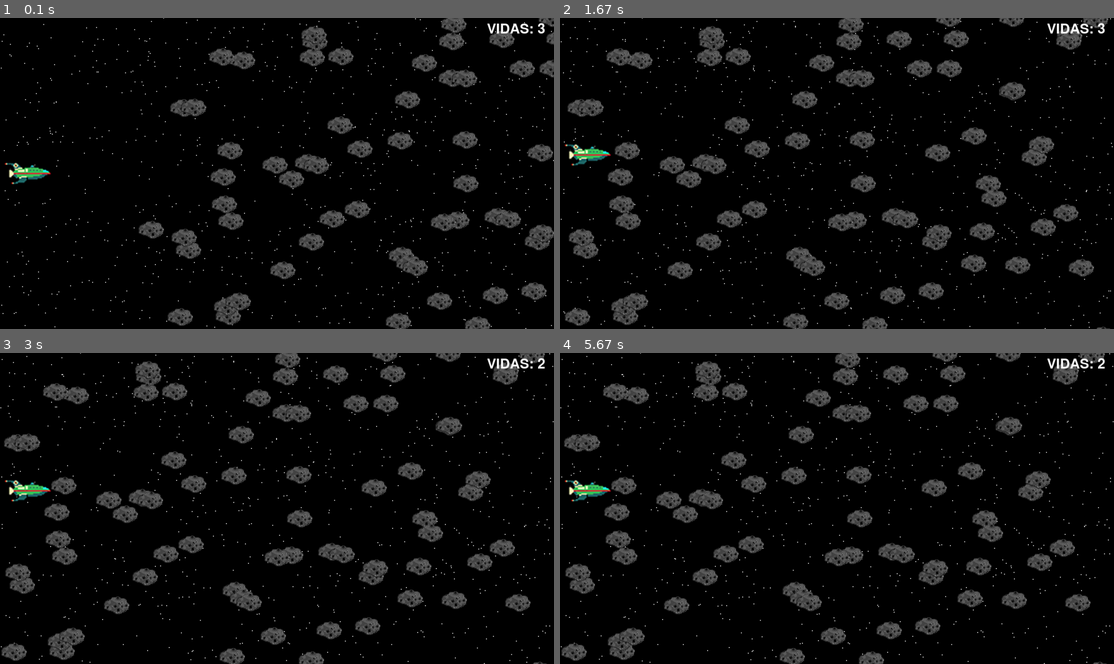
Above: before the commit, frames 1-4 (two rows, left to right).
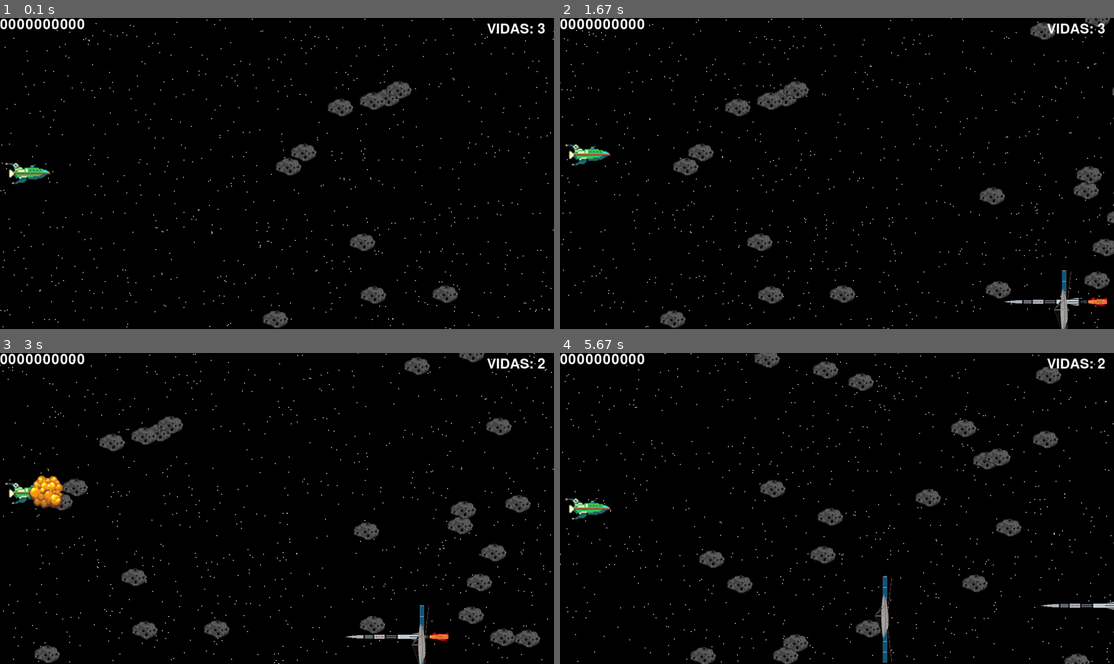
Above: after the commit, the same moments.

Repository: anttru/pygamestars
Game: pygame game, started from game.py
The game is run twice, just before and just after one commit, with the same random seed, the same clock (stepped at 60 frames per second) and the same inputs.
Inputs:
- Up to frame 1 (0.1 s): no input
- Up to frame 2 (1.67 s): hold Up 0.33-0.8 s; hold Down 0.83-1.13 s; hold Up 1.17-1.53 s; hold Down from 1.57 s (still down)
- Up to frame 3 (3 s): release Down at 1.93 s; hold Up 1.97-2.27 s; hold Down 2.3-2.6 s
- Up to frame 4 (5.67 s): hold Up 4.9-5.2 s; hold Down 5.23-5.53 s; hold Up from 5.57 s (still down)

The runs differ from the first frame. In frame 1, 12% of the frame differs, in the area x 0-100%, y 0-100%; in frame 2, 16%; in frame 3, 18%; in frame 4, 17%.

Commit message:
Mechanics almost complete

Diff:
--- a/game.py
+++ b/game.py
@@ -2,5 +2,6 @@
 import pygame
 
 pygame.init()
+pygame.mixer.init()
 game = Game()
 game.mainloop()
--- a/thequestlib/__init__.py
+++ b/thequestlib/__init__.py
@@ -1,9 +1,27 @@
 BLACK = (0, 0, 0)
 WHITE = (255, 255, 255)
+
 STAR_SPEEDS = (1, 2, 3)
 STARS_AMOUNT = 250
 
+LIVES = 3
+
 SPACESHIP_SPRITE = r'./resources/spaceship.png'
-METEORITE_SPRITE = r'./resources/meteorite2.png'
+METEORITE_SPRITE = r'./resources/meteorite.png'
+ROCKET_SPRITE = r'./resources/rocket{}.png'
+SATELLITE_SPRITE = r'./resources/satellite.png'
+EXPLOSION_SPRITE = r'./resources/explosion{}.png'
+BACKGROUNDS = r'./resources/background{}.png'
+BACKGROUNDS_NUMBER = 4
 
-GAME_FONT = "freesanbold.ttf"
+CRASH_SOUND = r'./resources/explosion.wav'
+LEVEL_MUSIC = r'./resources/epicmusic.wav'
+
+LEVEL_DATA = {
+    "asteroids" : 25,
+    "satellites": 1,
+    "rockets": 1,
+    }
+
+GAME_FONT = "freesansbold.ttf"
+FONT_SIZE = 32
--- a/thequestlib/game.py
+++ b/thequestlib/game.py
@@ -1,79 +1,26 @@
-from typing import Text
 import pygame as pg
-from random import randint
-from thequestlib import BLACK, GAME_FONT, STARS_AMOUNT, STAR_SPEEDS
-from thequestlib.sprites import Obstacle, Spaceship, Star, TextDisplay
+from thequestlib import FONT_SIZE, GAME_FONT, LIVES
+from thequestlib.modes import Level
 
 class Game:
     def __init__(self):
         self.displayinfo = pg.display.Info()
         self.screen = pg.display.set_mode((self.displayinfo.current_w, self.displayinfo.current_h))
-        self.font = pg.font.Font("freesansbold.ttf", 32)
+        self.font = pg.font.Font(GAME_FONT, FONT_SIZE)
+        self.flags = {
+            "game_over": False,
+            "next_level": True
+        }
 
-        self.lives = 3
-        self.stars = pg.sprite.Group()
-        self.meteorites = pg.sprite.Group()
-        self.spaceship = Spaceship(self, self.screen)
-        self.spaceships = pg.sprite.Group(self.spaceship)
-        self.texts = pg.sprite.Group()
-
-        self.lifetext = TextDisplay(self.font, "VIDAS: {}".format(self.lives))
-        self.lifetext.rect.topright = [self.displayinfo.current_w - 20, 0 + 10]
-        self.texts.add(self.lifetext)
-
-        self.stop = False
-
-        for speed in STAR_SPEEDS:
-            self.generateField(STARS_AMOUNT, self.stars, Star, speed)
-        self.generateField(75, self.meteorites, Obstacle, 4)
-
-
-        self.newLevel = True
-        self.level = 0
-        self.font = None
-
+        self.lives = LIVES
+        self.points = 0
+        self.levelnumber = 1
         self.levels = {1: (),
                        2:(5,11,17,23,29,35,41),
                        3: (5,11,17,23,29,35,41,6,7,8,9,10,18,19,20,21,22,30,31,32,33,34)
                        }
-        self.game_over = False
         self.clock = pg.time.Clock()
 
-    def generateField(self, amount : int, container : pg.sprite.Group, spritetype : pg.sprite.Sprite, speed = 1):
-        for i in range(amount):
-            position = [randint(0, self.displayinfo.current_w - 1), randint(0, self.displayinfo.current_h - 1)]
-            sprite = spritetype(self, self.screen, position = position, speed = speed)
-            container.add(sprite)
-        return container
+    def mainloop(self):
 
-    def detectCollisions(self):
-        if self.stop == False:
-            for obstacle in self.meteorites:
-                if obstacle.rect.colliderect(self.spaceship.rect):
-                    self.lives -= 1
-                    self.stop = True
-
-    def mainloop(self):
-        while not self.game_over:
-            self.clock.tick(60)
-            eventList = pg.event.get()
-            for event in eventList:
-                if event.type == pg.QUIT:
-                        self.game_over = True
-
-            self.detectCollisions()
-
-            self.screen.fill(BLACK)
-            self.stars.update()
-            self.meteorites.update()
-            self.spaceships.update()
-            self.lifetext.update("VIDAS: {}".format(self.lives))
-
-
-
-            self.stars.draw(self.screen)
-            self.meteorites.draw(self.screen)
-            self.spaceships.draw(self.screen)
-            self.texts.draw(self.screen)
-
-            pg.display.flip()
+        level = Level(self.screen, self.font, self.clock, self.lives, self.points, self.levelnumber)
--- /dev/null
+++ b/thequestlib/modes.py
@@ -0,0 +1,102 @@
+import pygame as pg
+from random import randint
+from thequestlib import BACKGROUNDS, BACKGROUNDS_NUMBER, EXPLOSION_SPRITE, LEVEL_MUSIC, STAR_SPEEDS, STARS_AMOUNT
+from thequestlib.sprites import Asteroid, LivesText, PointsText, Rocket, Satellite, Spaceship, Star
+
+class Level:
+    def __init__(self, screen : pg.Surface, font : pg.font.Font, clock : pg.time.Clock, lives, points, levelnumber):
+        self.screen = screen
+        self.font = font
+        self.levelnumber = levelnumber
+        self.lives = lives
+        self.dead = False
+        self.explosioncenter = None
+
+        self.lifetext = LivesText(self, self.font)
+        self.lifetext.rect.topright = [self.screen.get_width() - 20, 0 + 10]
+        self.points = points
+        self.pointstext = PointsText(self, self.font)
+
+        self.startlevel()
+        self.stopframes = 0
+
+        self.game_over = False
+        self.clock = pg.time.Clock()
+        self.background = pg.image.load(BACKGROUNDS.format(self.levelnumber % BACKGROUNDS_NUMBER)).convert()
+        pg.mixer.music.load(LEVEL_MUSIC)
+        pg.mixer.music.play(-1)
+
+        self.mainloop()
+
+    def startlevel(self):
+        self.spaceship = Spaceship(self, self.screen)
+        self.sprites = pg.sprite.Group()
+        for speed in STAR_SPEEDS:
+            self.generateField(STARS_AMOUNT, self.sprites, Star, speed)
+        self.generateField(self.levelnumber * 25, self.sprites, Asteroid, 4)
+        self.generateField(self.levelnumber, self.sprites, Rocket, 6)
+        self.generateField(self.levelnumber, self.sprites, Satellite, 5)
+        self.sprites.add(self.spaceship)
+        self.sprites.add(self.lifetext)
+        self.sprites.add(self.pointstext)
+
+    def generateField(self, amount : int, container : pg.sprite.Group, spritetype : pg.sprite.Sprite, speed = 1):
+        for i in range(amount):
+            position = [randint(0, self.screen.get_width() - 1), randint(0, self.screen.get_height() - 1)]
+            sprite = spritetype(self, self.screen, position = position, speed = speed)
+            container.add(sprite)
+        return container
+
+    def explosion(self,position, framecounter):
+        if self.explosioncenter != None:
+            explosion = pg.image.load(EXPLOSION_SPRITE.format(framecounter//10))
+            position = (position[0] - explosion.get_width()//2, position[1] - explosion.get_height()//2)
+            self.screen.blit(explosion, position)
+
+    def detectCollisions(self):
+        if self.stopframes == 0:
+            for obstacle in self.sprites:
+                if isinstance(obstacle, (Asteroid, Rocket, Satellite)):
+                    if obstacle.rect.colliderect(self.spaceship.collisionbox):
+                        self.lives -= 1
+                        self.explosioncenter = obstacle.rect.clip(self.spaceship.collisionbox).topleft
+                        if self.lives < 0:
+                            self.lives = 0
+                            self.dead = True
+                        self.stopframes += 1
+                        self.spaceship.crashsound.play()
+
+    def handlestop(self):
+        if self.stopframes > 0:
+                self.stopframes += 1
+        if self.stopframes >= 120:
+            if self.dead == True:
+                self.game_over = True
+            self.startlevel()
+            self.stopframes = 0
+            self.explosioncenter = None
+
+    def mainloop(self):
+        while not self.game_over:
+            self.clock.tick(60)
+
+            self.handlestop()
+
+            eventList = pg.event.get()
+            for event in eventList:
+                if event.type == pg.QUIT:
+                        self.game_over = True
+
+            self.detectCollisions()
+            self.sprites.update()
+
+            self.screen.blit(self.background, [0,0])
+            self.sprites.draw(self.screen)
+            self.explosion(self.explosioncenter, self.stopframes)
+
+            pg.display.flip()
+        return {
+            "lives" : self.lives,
+            "points": self.points
+
+        }
--- a/thequestlib/sprites.py
+++ b/thequestlib/sprites.py
@@ -1,54 +1,69 @@
 from random import randint
 import pygame as pg
-from thequestlib import METEORITE_SPRITE, SPACESHIP_SPRITE, WHITE
+from thequestlib import CRASH_SOUND, LIVES, METEORITE_SPRITE, ROCKET_SPRITE, SATELLITE_SPRITE, SPACESHIP_SPRITE, WHITE
+
 
 class SpaceThing(pg.sprite.Sprite):
-    def __init__(self, game, screen : pg.display, surface : pg.Surface, position = [0,0], speed = 1):
+    def __init__(self, level, screen : pg.Surface, surface : pg.Surface, position = [0,0], speed = 1):
         super().__init__()
-        self.game = game
+        self.level = level
         self.screen = screen
         self.image = surface
         self.rect = self.image.get_rect()
         self.rect.center = position
         self.speed = speed
 
+    def update(self):
+        if self.level.stopframes == 0:
+            self.rect.x -= self.speed
+            if (self.rect.x + self.image.get_width()) <= 0:
+                self.rect.x = self.screen.get_width() - 1
+                self.rect.y = randint(0, self.screen.get_height() - 1)
+                if isinstance(self, (Asteroid, Rocket, Satellite)):
+                    self.level.points += 1
+
 class Star(SpaceThing):
-    def __init__(self, game, screen : pg.display, position = [0,0], speed = 1):
-        super().__init__(game, screen, pg.Surface((2, 2)) ,position, speed)
+    def __init__(self, level, screen : pg.Surface, position = [0,0], speed = 1):
+        super().__init__(level, screen, pg.Surface((2, 2)) ,position, speed)
         self.image.fill(WHITE)
 
-    def update(self):
-        if self.game.stop == False:
-            self.rect.x -= self.speed
-            if self.rect.x <= 0:
-                self.rect.x = self.screen.get_width() - 1
-                self.rect.y = randint(0, self.screen.get_height() - 1)
-
-
-class Obstacle(SpaceThing):
-    def __init__(self, game, screen : pg.display, position = [0,0], speed = 4):
-        super().__init__(game, screen, pg.image.load(METEORITE_SPRITE) ,position, speed)
-        self.rect.centerx += self.screen.get_height()//2
+class Rocket(SpaceThing):
+    def __init__(self, level, screen : pg.Surface, position = [0,0], speed = 6):
+        self.animationcounter = 10
+        super().__init__(level, screen, pg.image.load(ROCKET_SPRITE.format(self.animationcounter // 10)) ,position, speed)
+        self.rect.centerx += self.screen.get_width()//2
 
     def update(self):
-        if self.game.stop == False:
-            self.rect.x -= self.speed
-            if self.rect.x <= 0:
-                self.rect.x = self.screen.get_width() - 1
-                self.rect.y = randint(0, self.screen.get_height() - 1)
+        self.animationcounter += 1
+        if self.animationcounter > 29:
+            self.animationcounter = 10
+        self.image = pg.image.load(ROCKET_SPRITE.format(self.animationcounter // 10))
+        super().update()
+
+class Satellite(SpaceThing):
+    def __init__(self, level, screen: pg.Surface, position=[0, 0], speed = 5):
+        super().__init__(level, screen, pg.image.load(SATELLITE_SPRITE), position, speed)
+        self.rect.centerx += self.screen.get_width()//2
+
+class Asteroid(SpaceThing):
+    def __init__(self, level, screen : pg.Surface, position = [0,0], speed = 4):
+        super().__init__(level, screen, pg.image.load(METEORITE_SPRITE) ,position, speed)
+        self.rect.centerx += self.screen.get_width()//2
 
 class Spaceship(pg.sprite.Sprite):
-    def __init__(self, game,  screen : pg.display):
+    def __init__(self, level,  screen : pg.Surface):
         super().__init__()
-        self.game = game
+        self.level = level
         self.speed = 0
         self.screen = screen
         self.image = pg.image.load(SPACESHIP_SPRITE)
         self.rect = self.image.get_rect()
+        self.collisionbox = pg.Surface((95,35)).get_rect()
         self.rect.center = (self.screen.get_width()//20, self.screen.get_height()//2)
+        self.crashsound = pg.mixer.Sound(CRASH_SOUND)
 
     def update(self):
-        if self.game.stop == False:
+        if self.level.stopframes == 0:
             if 40 <= self.rect.topleft[1]:
                 if pg.key.get_pressed()[pg.K_UP]:
                     self.speed += 0.1
@@ -63,11 +78,14 @@
                 self.speed = 0
         else:
             self.speed = 0
+        self.collisionbox.center = self.rect.center
+
 
 class TextDisplay(pg.sprite.Sprite):
-    def __init__(self, font : pg.font.Font, text = "", position = [0,0]):
+    def __init__(self, level, font : pg.font.Font, text = "", position = [0,0]):
         super().__init__()
         self.font = font
+        self.level = level
         self.position = position
         self.image = font.render(text, True, WHITE)
         self.rect = self.image.get_rect()
@@ -75,10 +93,21 @@
         self.rect.y = position[1]
         self.text = text
 
-    def update(self, text):
-        self.text = text
-        self.position = (self.rect.x, self.rect.y)
-        self.image = self.font.render(text, True, WHITE)
-        self.rect = self.image.get_rect()
-        self.rect.x = self.position[0]
-        self.rect.y = self.position[1]
+    def update(self):
+        self.image = self.font.render(self.text, True, WHITE)
+
+class LivesText(TextDisplay):
+    def __init__(self, level, font: pg.font.Font):
+        super().__init__(level, font, text = "VIDAS: {}".format(LIVES), position = [0,0])
+
+    def update(self):
+        self.text = "VIDAS: {}".format(self.level.lives)
+        super().update()
+
+class PointsText(TextDisplay):
+    def __init__(self, level, font: pg.font.Font, text= "{:0>10}".format(0), position=[0, 0]):
+        super().__init__(level, font, text, position)
+
+    def update(self):
+        self.text = "{:0>10}".format(self.level.points)
+        super().update()
Binary file added: resources/Explosion0.png
Binary file added: resources/Explosion1.png
Binary file added: resources/Explosion10.png
Binary file added: resources/Explosion11.png
Binary file added: resources/Explosion2.png
Binary file added: resources/Explosion3.png
Binary file added: resources/Explosion4.png
Binary file added: resources/Explosion5.png
Binary file added: resources/Explosion6.png
Binary file added: resources/Explosion7.png
Binary file added: resources/Explosion8.png
Binary file added: resources/Explosion9.png
(and 9 more such lines)
